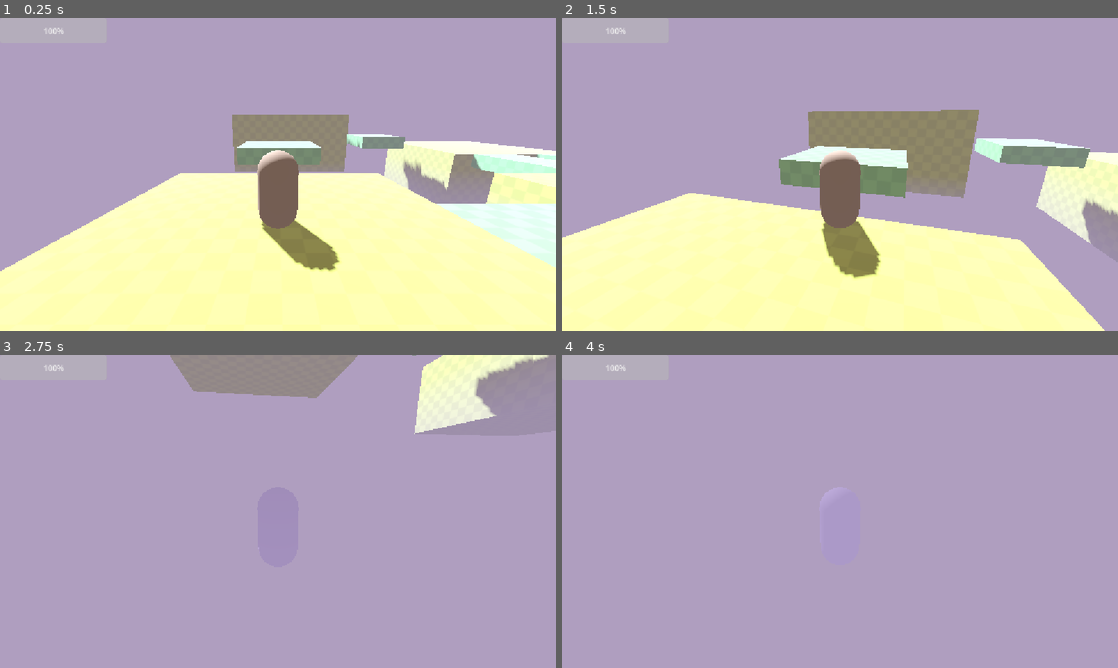
Above: before the commit, frames 1-4 (two rows, left to right).
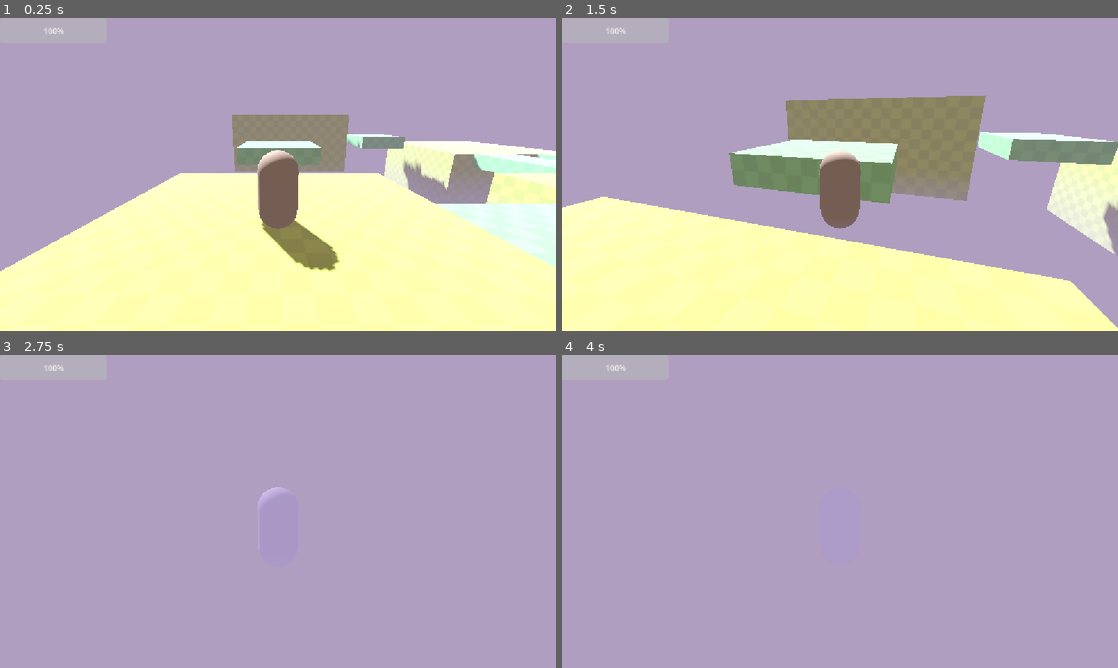
Above: after the commit, the same moments.

Repository: DefinitelyGlorb/LotteMite
Game: Godot game, scene res://src/levels/prototypes/test_level/test_level.tscn
Same seed, same stepped clock (60 frames per second), same inputs: the game is played once before the commit and once after it.
Inputs (mouse positions are in pixels of both pictures, inside the frame that each line leads up to):
- Up to frame 1 (0.25 s): no input
- Up to frame 2 (1.5 s): tap Enter at 0.5 s; move the mouse to (867, 174) at 0.52 s; hold W (move_forward) from 0.53 s (still down); tap Space (jump) at 0.77 s; move the mouse to (812, 174) at 1.27 s
- Up to frame 3 (2.75 s): keep holding W (move_forward); tap Space (jump) at 1.52 s; move the mouse to (289, 505) at 2.02 s
- Up to frame 4 (4 s): keep holding W (move_forward); move the mouse to (834, 517) at 2.77 s; tap Space (jump) at 3.02, 3.5, 3.77 s; move the mouse to (878, 514) at 3.52 s

The runs differ from the first frame. In frame 2, 15% of the frame differs, in the area x 0-100%, y 24-100%; in frame 3, 8.2%; in frame 4, less than 0.1%.

Commit message:
Modify jump/fall

Diff:
--- a/src/player/player.gd
+++ b/src/player/player.gd
@@ -10,9 +10,9 @@
 	Input.set_mouse_mode(Input.MOUSE_MODE_CAPTURED)
 
 func _physics_process(delta: float) -> void:
-	const SPEED = 5.5
+	const SPEED = 8.0
 	const JUMP_VELOCITY = 10.0
-	const FALL_VELOCITY = 20.0
+	const FALL_VELOCITY = 30.0
 
 	var input_direction_2D = Input.get_vector("move_left", "move_right", "move_forward", "move_backward")
 	var input_direction_3D = Vector3(input_direction_2D.x, 0, input_direction_2D.y)
@@ -35,7 +35,7 @@
 	if hovering:
 		velocity.y = lerp(velocity.y, -2.5, 0.25)
 	else:
-		velocity.y -= FALL_VELOCITY * delta
+		velocity.y -= lerp(0.0, FALL_VELOCITY, 0.75) * delta
 
 	move_and_slide()
 
--- a/src/player/player.tscn
+++ b/src/player/player.tscn
@@ -23,12 +23,12 @@
 
 [node name="RayCast3D" type="RayCast3D" parent="." unique_id=244712877]
 unique_name_in_owner = true
-target_position = Vector3(0, -10, 0)
+target_position = Vector3(0, -5, 0)
 collision_mask = 16
 
 [node name="Hurtbox" type="Area3D" parent="." unique_id=261447977]
 unique_name_in_owner = true
-transform = Transform3D(2, 0, 0, 0, 2, 0, 0, 0, 2, 0, 1, 0)
+transform = Transform3D(1, 0, 0, 0, 1, 0, 0, 0, 1, 0, 1, 0)
 collision_layer = 0
 
 [node name="CollisionShape3D" type="CollisionShape3D" parent="Hurtbox" unique_id=551496819]
